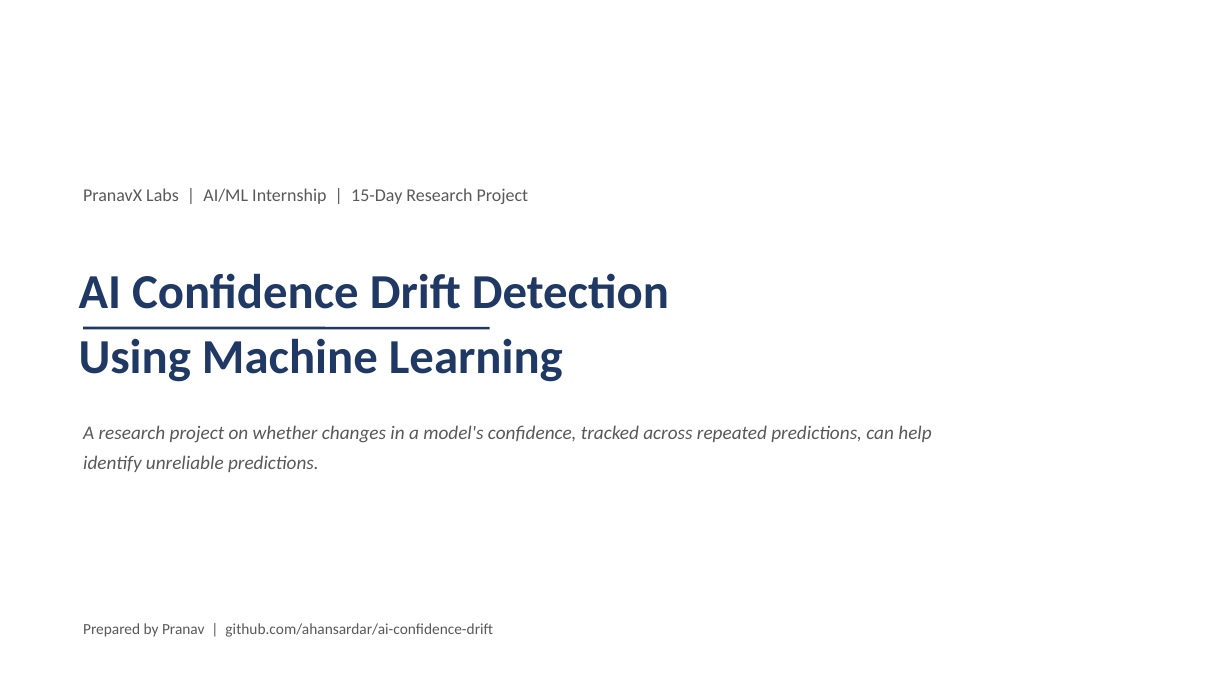
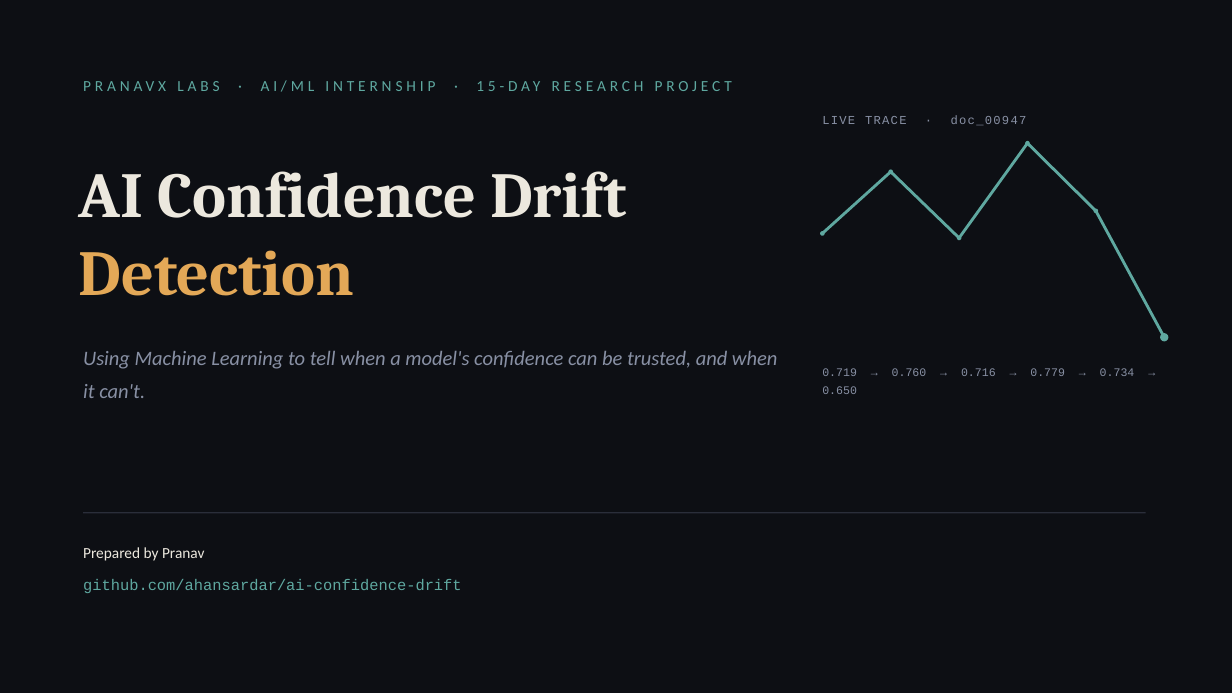
Before and after one commit to ahansardar/ai-confidence-drift, a slide deck: slide 1 of reports/presentation/AI_Confidence_Drift_Presentation.pptx. Drawn at 1232x693 pixels with LibreOffice and Linux fonts; fonts in the diff are those of the drawing. Boxes give left, top, right and bottom in pixels: in the first picture for what was removed or moved away, otherwise in the second. Text is boxed around its words. In the diff, an @@ line names an element or a change of style, - is before the commit and + after.

Commit message:
Redesign presentation with a data-driven visual identity
Dark 'signal trace' theme built around the project's actual subject:
real confidence sequences drawn as sparkline polylines throughout
(hero graphic, problem illustrations, pipeline path, findings, closing
visual), instead of generic cards or stock icons. Mixed typography
(Cambria display serif, Calibri body, Courier New for data/metrics)
and an amber/teal accent pair replace the previous plain layout.

```diff
--- a/reports/presentation/AI_Confidence_Drift_Presentation.pptx
+++ b/reports/presentation/AI_Confidence_Drift_Presentation.pptx
@@ background #FFFFFF to #0D0F14 @@
@@ text at (x1=83, y1=80, x2=435, y2=92): text changed; size 14 to 12 pt; text colour #595959 to #5FA8A0 @@
-PranavX Labs | AI/ML Internship | 15-Day Research Project
+PRANAVX LABS · AI/ML INTERNSHIP · 15-DAY RESEARCH PROJECT
@@ text added at (x1=822, y1=116, x2=1027, y2=126), 9.5 pt, text #8890A4 @@
+LIVE TRACE · doc_00947
@@ line added from (959, 238) to (1028, 143), #5FA8A0 2.2 pt @@
@@ ellipse added at (x1=1026, y1=140, x2=1031, y2=145), fill #5FA8A0 @@
@@ line added from (1028, 143) to (1096, 211), #5FA8A0 2.2 pt @@
@@ text added at (x1=79, y1=171, x2=626, y2=296), 50 pt, text #ECE8DE, bold @@
+AI Confidence Drift
+Detection
@@ line added from (823, 234) to (891, 172), #5FA8A0 2.2 pt @@
@@ ellipse added at (x1=889, y1=169, x2=894, y2=174), fill #5FA8A0 @@
@@ line added from (891, 172) to (959, 238), #5FA8A0 2.2 pt @@
@@ ellipse added at (x1=1094, y1=209, x2=1099, y2=213), fill #5FA8A0 @@
@@ ellipse added at (x1=821, y1=231, x2=825, y2=236), fill #5FA8A0 @@
@@ ellipse added at (x1=958, y1=236, x2=962, y2=240), fill #5FA8A0 @@
@@ line added from (1096, 211) to (1165, 337), #5FA8A0 2.2 pt @@
@@ line removed from (83, 328) to (490, 328) @@
@@ text at (x1=83, y1=351, x2=777, y2=398): text changed; size 38 to 16 pt; text colour #1F3864 to #8890A4; bold off; italic on @@
-AI Confidence Drift Detection
-Using Machine Learning
+Using Machine Learning to tell when a model's confidence can be trusted, and when it can't.
@@ ellipse added at (x1=1160, y1=333, x2=1168, y2=341), fill #5FA8A0 @@
@@ text added at (x1=822, y1=368, x2=1135, y2=376), 9 pt, text #8890A4 @@
+0.719 → 0.760 → 0.716 → 0.779 → 0.734 → 0.650
@@ text removed at (x1=83, y1=425, x2=931, y2=472) @@
-A research project on whether changes in a model's confidence, tracked across repeated predictions, can help identify unreliable predictions.
@@ line added from (83, 513) to (1146, 513), #2A2E3A 1 pt @@
@@ text added at (x1=83, y1=547, x2=204, y2=561), 12 pt, text #ECE8DE @@
+Prepared by Pranav
@@ text at (x1=83, y1=579, x2=462, y2=593): text changed; font Calibri to Courier New; text colour #595959 to #5FA8A0 @@
-Prepared by Pranav | github.com/ahansardar/ai-confidence-drift
+github.com/ahansardar/ai-confidence-drift
```
Also in this commit, not shown: 11 other slides changed, 2 slides added, 2 slides removed.
